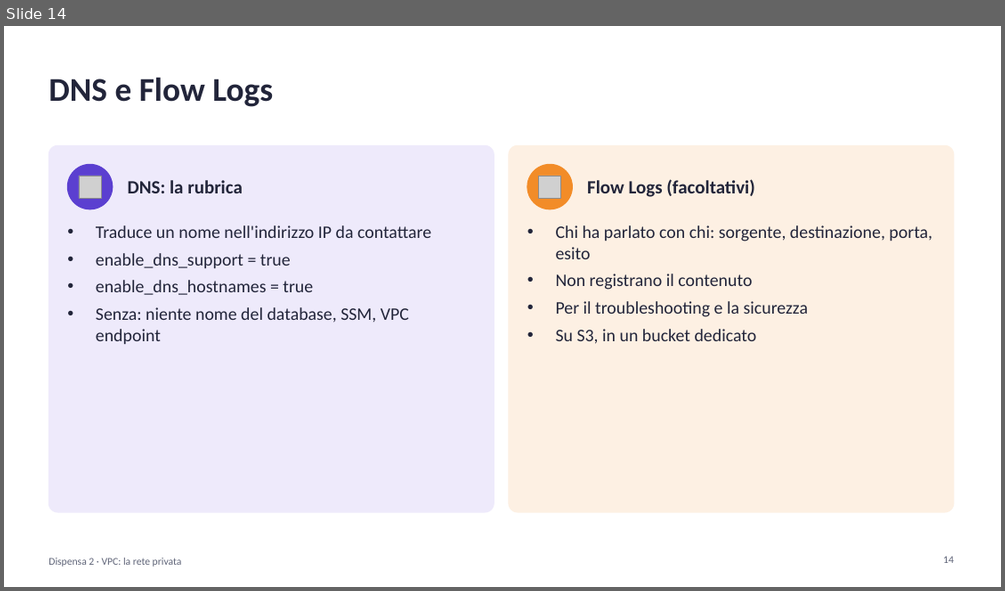
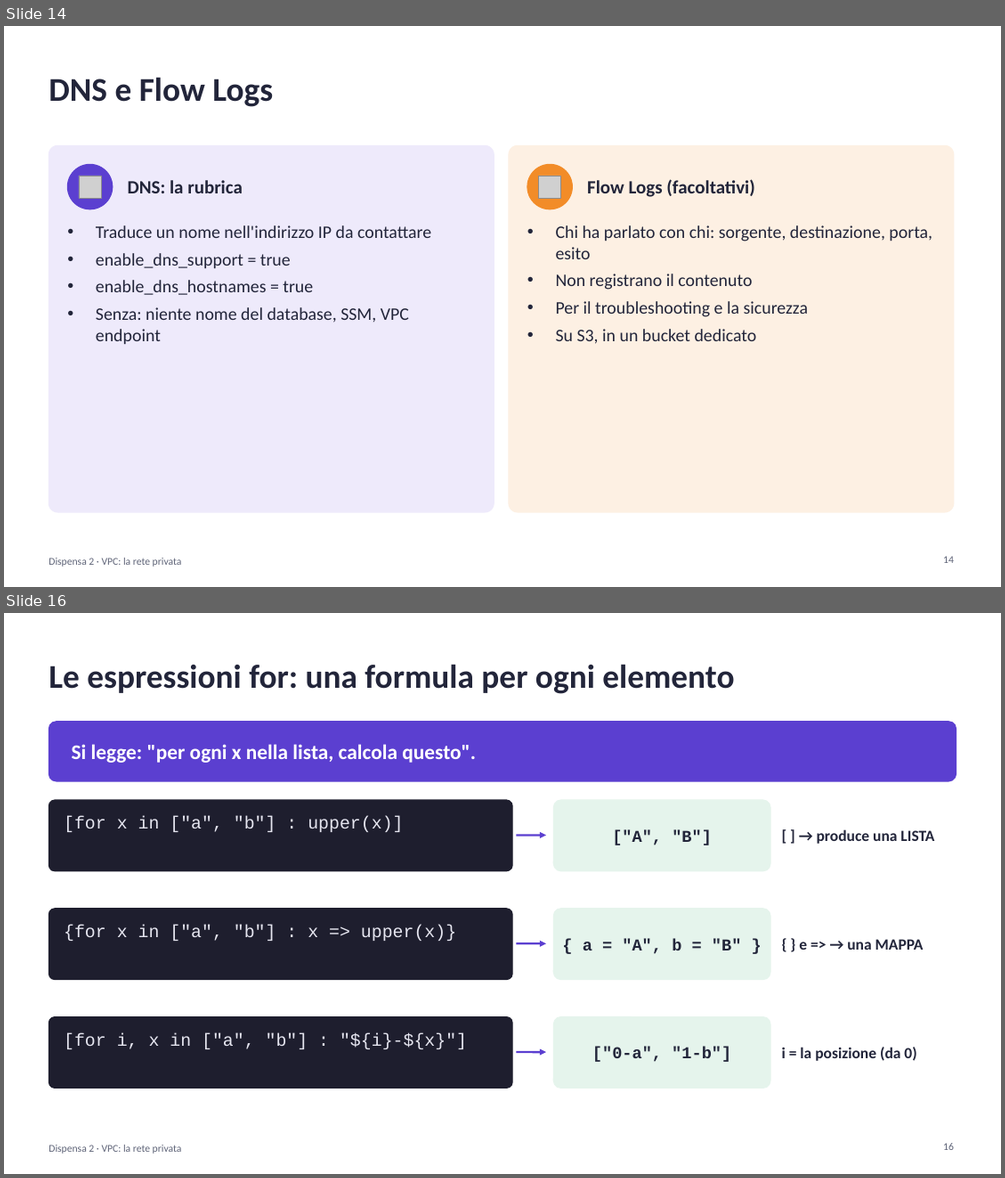
Before and after one commit to cereZ23/aws, a slide deck: slide/slide-2-vpc.pptx. Shown one above the other, each under a label of ours: slide 14 before the commit, slides 14 and 16 after it; the slides between them are not shown. The pictures are 1005x591 and 1005x1178 pixels, drawn with LibreOffice and Linux fonts; fonts in the diff are those of the drawing; grey boxes stand for pictures. Boxes give left, top, right and bottom in pixels: in the first picture for what was removed or moved away, otherwise in the second. Text is boxed around its words. In the diff, an @@ line names an element or a change of style, - is before the commit and + after.

Commit message:
Slide più leggibili: codice più grande, espressioni for, schema della rete; dispensa 0 rinominata

```diff
--- a/slide/slide-2-vpc.pptx
+++ b/slide/slide-2-vpc.pptx
@@ slide 16 added at (4, 613, 1001, 1174), background #FFFFFF @@
@@ text added at (48, 664, 734, 694), 32 pt, text #22253A, bold @@
+Le espressioni for: una formula per ogni elemento
@@ rounded rectangle added at (48, 722, 956, 781), fill #5B3FD0, outline #5B3FD0 1 pt @@
@@ text added at (72, 744, 476, 763), 20 pt, text #FFFFFF, bold @@
+Si legge: "per ogni x nella lista, calcola questo".
@@ rounded rectangle added at (48, 800, 512, 871), fill #1E1E2E, outline #1E1E2E 1 pt @@
@@ text added at (64, 816, 403, 832), 17 pt, text #E6E6F0 @@
+[for x in ["a", "b"] : upper(x)]
@@ rounded rectangle added at (554, 800, 770, 871), fill #E5F4EC, outline #E5F4EC 1 pt @@
@@ arrow added from (517, 835) to (546, 835), #5B3FD0 2 pt @@
@@ text added at (612, 830, 712, 845), 16 pt, text #22253A, bold @@
+["A", "B"]
@@ text added at (817, 829, 934, 844), 15 pt, text #22253A, bold @@
+[ ] → produce una LISTA
@@ rounded rectangle added at (48, 908, 512, 980), fill #1E1E2E, outline #1E1E2E 1 pt @@
@@ text added at (64, 925, 456, 941), 17 pt, text #E6E6F0 @@
+{for x in ["a", "b"] : x => upper(x)}
@@ rounded rectangle added at (554, 908, 770, 980), fill #E5F4EC, outline #E5F4EC 1 pt @@
@@ arrow added from (517, 943) to (546, 943), #5B3FD0 2 pt @@
@@ text added at (582, 939, 741, 954), 16 pt, text #22253A, bold @@
+{ a = "A", b = "B" }
@@ text added at (799, 939, 923, 949), 15 pt, text #22253A, bold @@
+{ } e => → una MAPPA
@@ rounded rectangle added at (48, 1017, 512, 1088), fill #1E1E2E, outline #1E1E2E 1 pt @@
@@ text added at (64, 1033, 467, 1049), 17 pt, text #E6E6F0 @@
+[for i, x in ["a", "b"] : "${i}-${x}"]
@@ rounded rectangle added at (554, 1017, 770, 1088), fill #E5F4EC, outline #E5F4EC 1 pt @@
@@ arrow added from (517, 1052) to (546, 1052), #5B3FD0 2 pt @@
@@ text added at (592, 1046, 731, 1062), 16 pt, text #22253A, bold @@
+["0-a", "1-b"]
@@ text added at (782, 1046, 916, 1061), 15 pt, text #22253A, bold @@
+i = la posizione (da 0)
@@ text added at (48, 1144, 182, 1153), 10 pt, text #5F6478 @@
+Dispensa 2 · VPC: la rete privata
@@ page number added at (943, 1143, 954, 1150), 10 pt, text #5F6478 @@
+16
```
Also in this commit, not shown: 4 slides changed, 3 other files.
